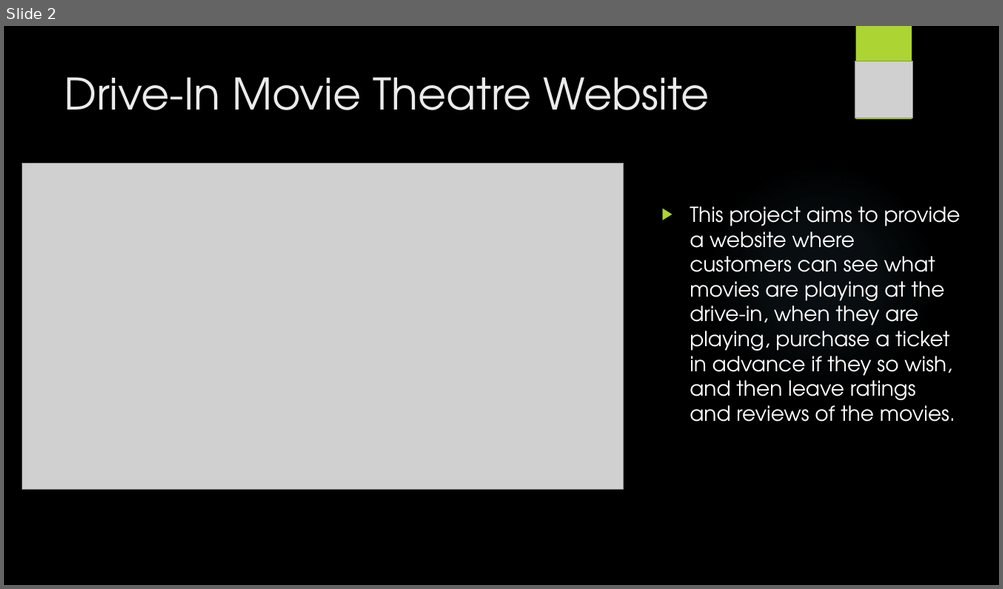
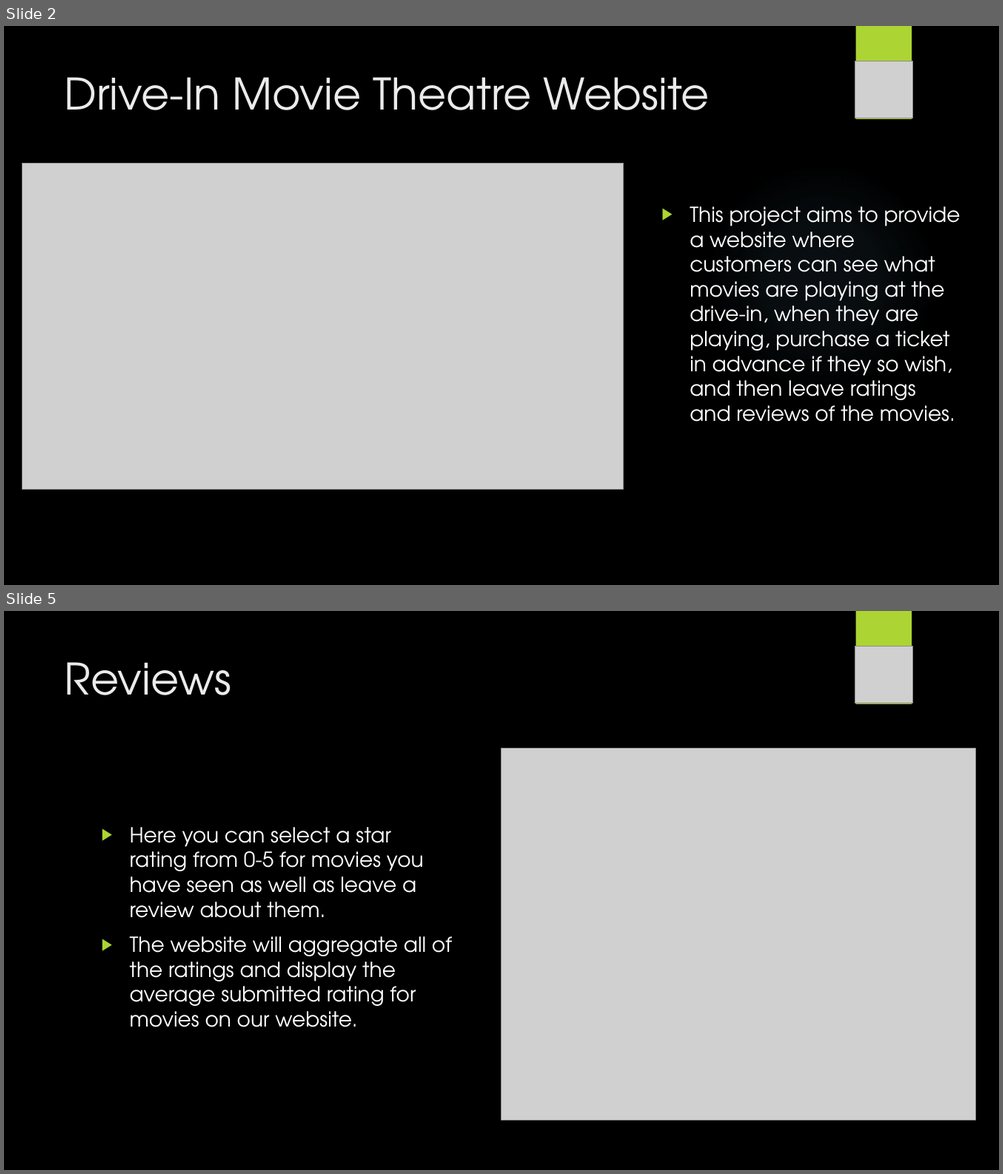
Before and after one commit to vladapple/MoonriseMovies, a slide deck: Files/MoonriseMoviesPresentation.pptx. Shown one above the other, each under a label of ours: slide 2 before the commit, slides 2 and 5 after it; the slides between them are not shown. The pictures are 1003x589 and 1003x1174 pixels, drawn with LibreOffice and Linux fonts; fonts in the diff are those of the drawing; grey boxes stand for pictures; background and template pictures are left out. Boxes give left, top, right and bottom in pixels: in the first picture for what was removed or moved away, otherwise in the second. Text is boxed around its words. In the diff, an @@ line names an element or a change of style, - is before the commit and + after.

```diff
--- a/Files/MoonriseMoviesPresentation.pptx
+++ b/Files/MoonriseMoviesPresentation.pptx
@@ slide 5 added at (x1=4, y1=611, x2=999, y2=1170), background picture (left out); not listed: 2 template elements that a slide beside it also shows @@
@@ picture added at (x1=854, y1=646, x2=912, y2=703) @@
@@ title added at (x1=64, y1=662, x2=231, y2=695), 42 pt, text #EBEBEB @@
+Reviews
@@ picture added at (x1=502, y1=749, x2=976, y2=1121) @@
@@ text added at (x1=130, y1=827, x2=452, y2=1028), 20 pt, text #FFFFFF @@
+▶ Here you can select a star rating from 0-5 for movies you have seen as well as leave a review about them.
+▶ The website will aggregate all of the ratings and display the average submitted rating for movies on our website.
```
Also in this commit, not shown: 2 slides changed, 12 other slides added, 6 slides removed.
